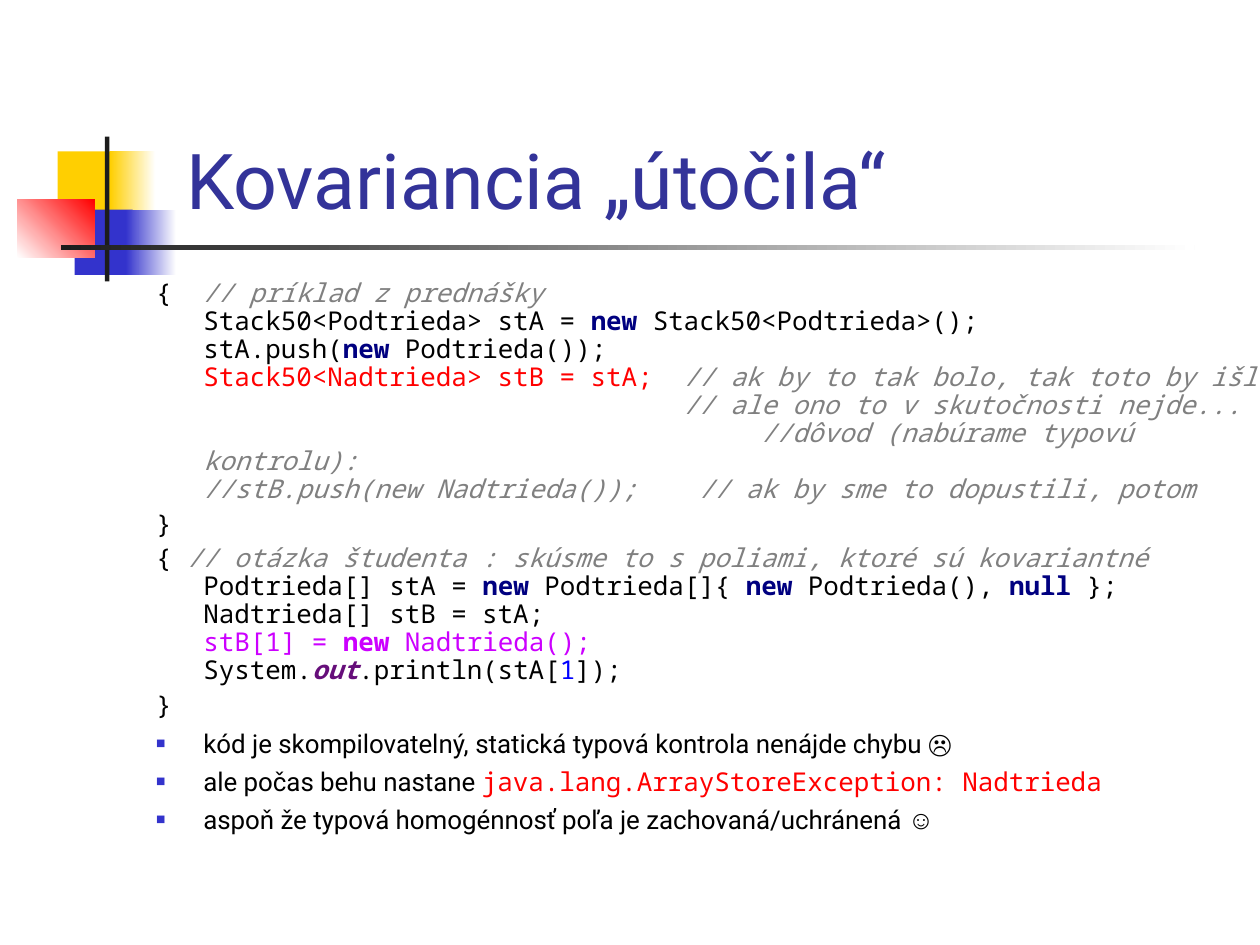
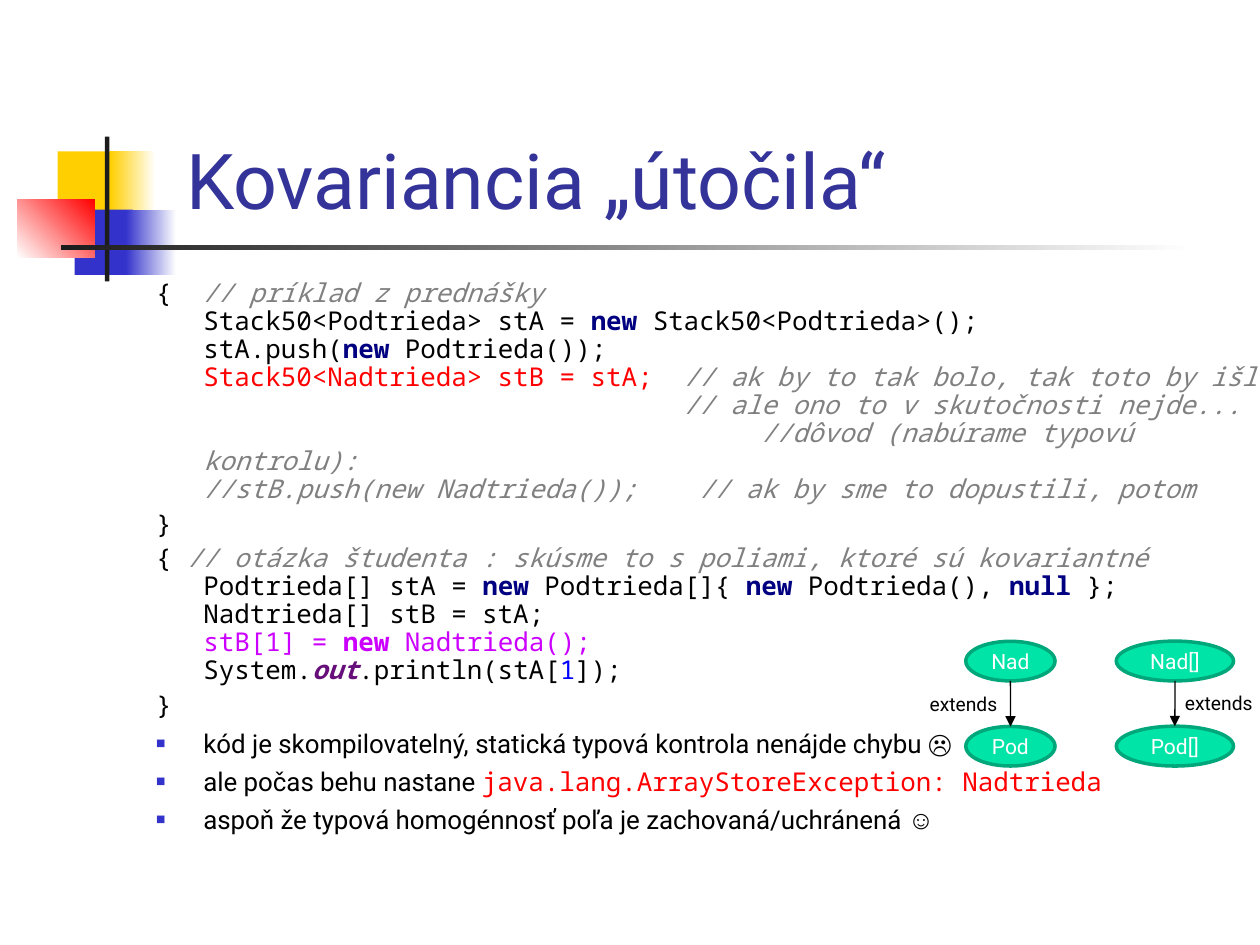
Before and after one commit to Programovanie4/Prednasky, a slide deck: slide 17 of 05/05_java.ppt. Drawn at 1260x945 pixels with LibreOffice and Linux fonts; fonts in the diff are those of the drawing. Boxes give left, top, right and bottom in pixels: in the first picture for what was removed or moved away, otherwise in the second. Text is boxed around its words. In the diff, an @@ line names an element or a change of style, - is before the commit and + after.

```diff
--- a/05/05_java.ppt
+++ b/05/05_java.ppt
@@ ellipse added at [965, 641, 1055, 680], fill #00E4A8, outline #00A77A 2.01 pt, 12 pt, text #FFFFFF @@
+Nad
@@ ellipse added at [1116, 641, 1234, 682], fill #00E4A8, outline #00A77A 2.01 pt, 12 pt, text #FFFFFF @@
+Nad[]
@@ arrow added from (1011, 680) to (1011, 727), #000000 0.74 pt @@
@@ arrow added from (1176, 680) to (1174, 726), #000000 0.74 pt @@
@@ text added at [930, 696, 998, 711], 11 pt, text #000000 @@
+extends
@@ text added at [1185, 695, 1253, 711], 11 pt, text #000000 @@
+extends
@@ ellipse added at [965, 727, 1055, 766], fill #00E4A8, outline #00A77A 2.01 pt, 12 pt, text #FFFFFF @@
+Pod
@@ ellipse added at [1116, 726, 1234, 766], fill #00E4A8, outline #00A77A 2.01 pt, 12 pt, text #FFFFFF @@
+Pod[]
```
Also in this commit, not shown: 28 other slides changed, 1 slide added, 1 slide removed, 1 other file.
